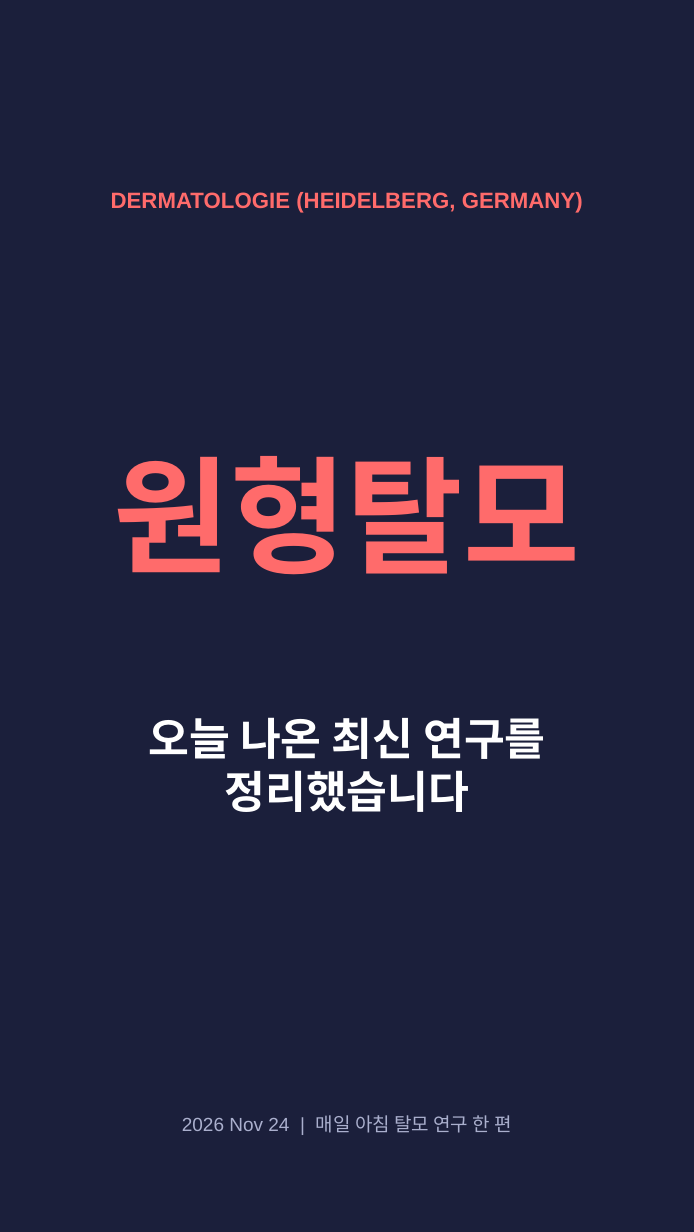
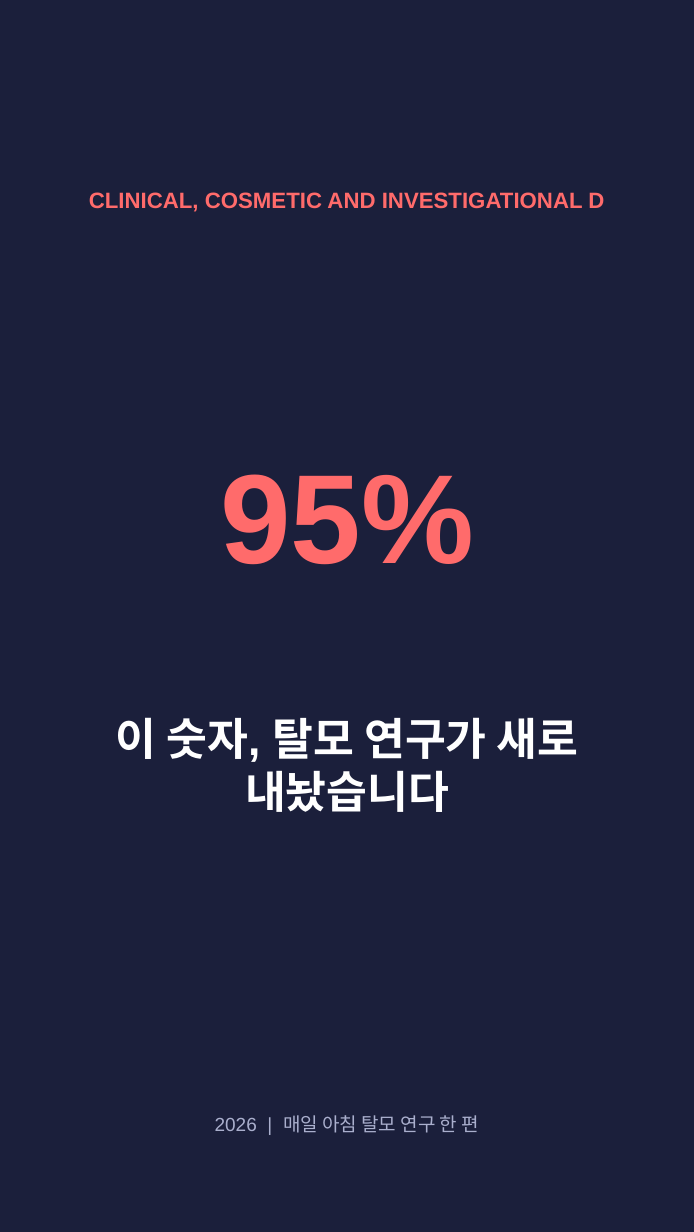
Before and after one commit to hyokang2010-BJ-ANTH/product-builder-test, a slide deck: slide 1 of pwa/data/latest/slides.pptx. Drawn at 694x1232 pixels with LibreOffice and Linux fonts; fonts in the diff are those of the drawing. Boxes give left, top, right and bottom in pixels: in the first picture for what was removed or moved away, otherwise in the second. Text is boxed around its words. In the diff, an @@ line names an element or a change of style, - is before the commit and + after.

```diff
--- a/pwa/data/latest/slides.pptx
+++ b/pwa/data/latest/slides.pptx
@@ text at box(89, 192, 604, 212): text changed @@
-DERMATOLOGIE (HEIDELBERG, GERMANY)
+CLINICAL, COSMETIC AND INVESTIGATIONAL D
@@ text at box(220, 474, 474, 565): text changed @@
-원형탈모
+95%
@@ text at box(116, 717, 579, 812): text changed @@
-오늘 나온 최신 연구를 정리했습니다
+이 숫자, 탈모 연구가 새로 내놨습니다
@@ text at box(215, 1115, 479, 1133): text changed @@
-2026 Nov 24 | 매일 아침 탈모 연구 한 편
+2026 | 매일 아침 탈모 연구 한 편
```
Also in this commit, not shown: 1 other slide changed, 7 slides added, 4 slides removed, 28 other files.
